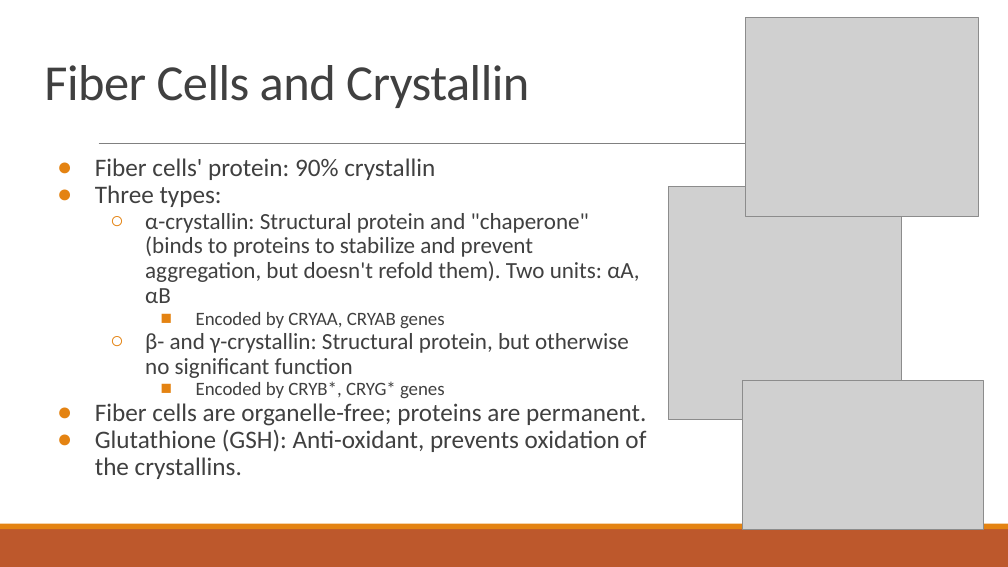
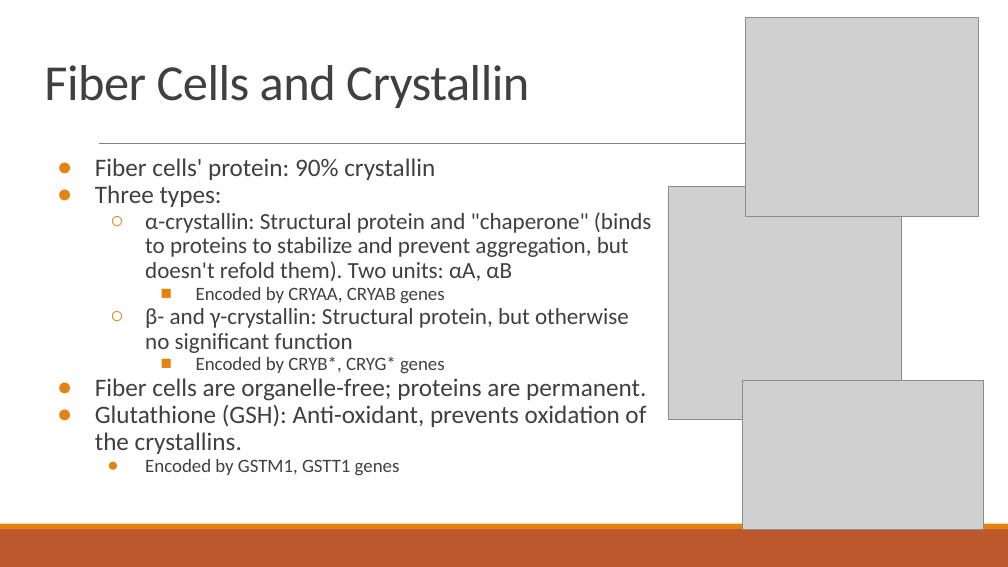
Before and after one commit to dyaom/REHS-2019, a slide deck: slide 3 of Cataract.pptx. Drawn at 1008x567 pixels with LibreOffice and Linux fonts; fonts in the diff are those of the drawing; grey boxes stand for pictures. Boxes give left, top, right and bottom in pixels: in the first picture for what was removed or moved away, otherwise in the second. Text is boxed around its words. In the diff, an @@ line names an element or a change of style, - is before the commit and + after.

```diff
--- a/Cataract.pptx
+++ b/Cataract.pptx
@@ text at box(145, 459, 400, 475): paragraph added @@
+  ● Encoded by GSTM1, GSTT1 genes
```
Also in this commit, not shown: 1 other file.
